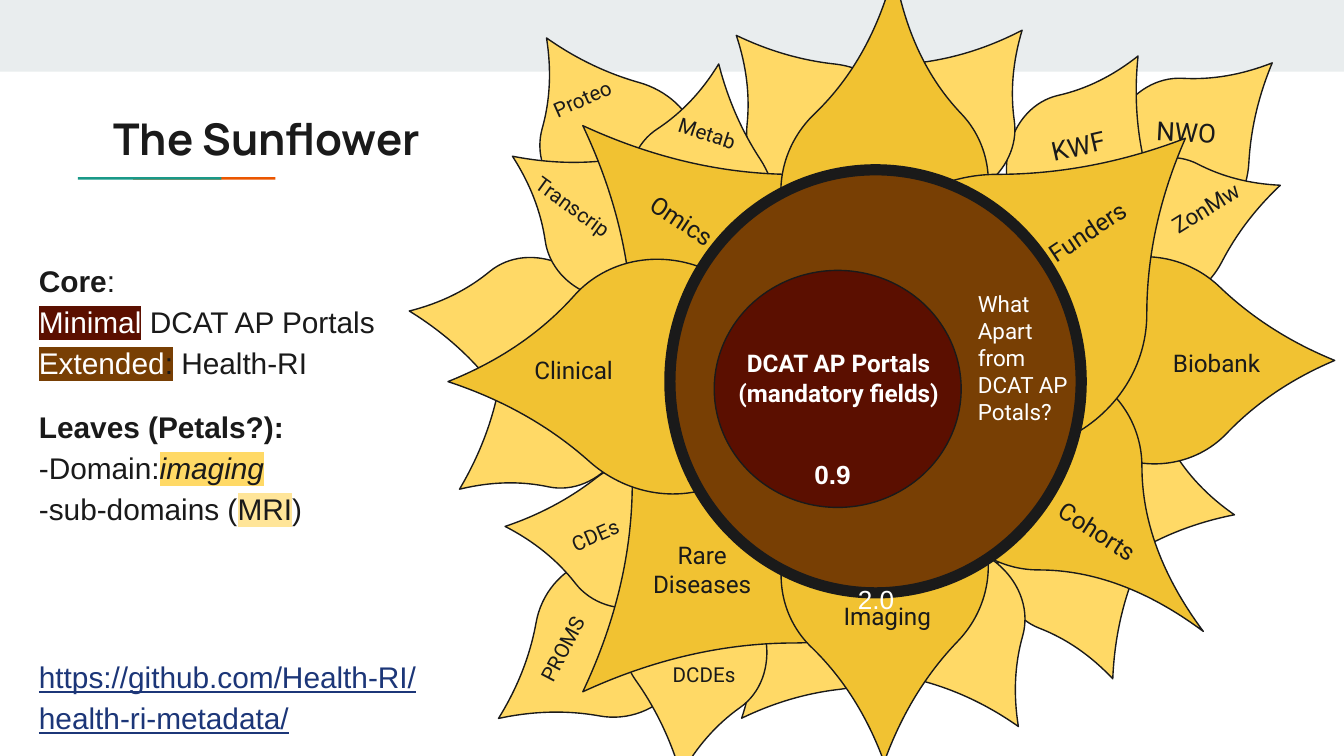
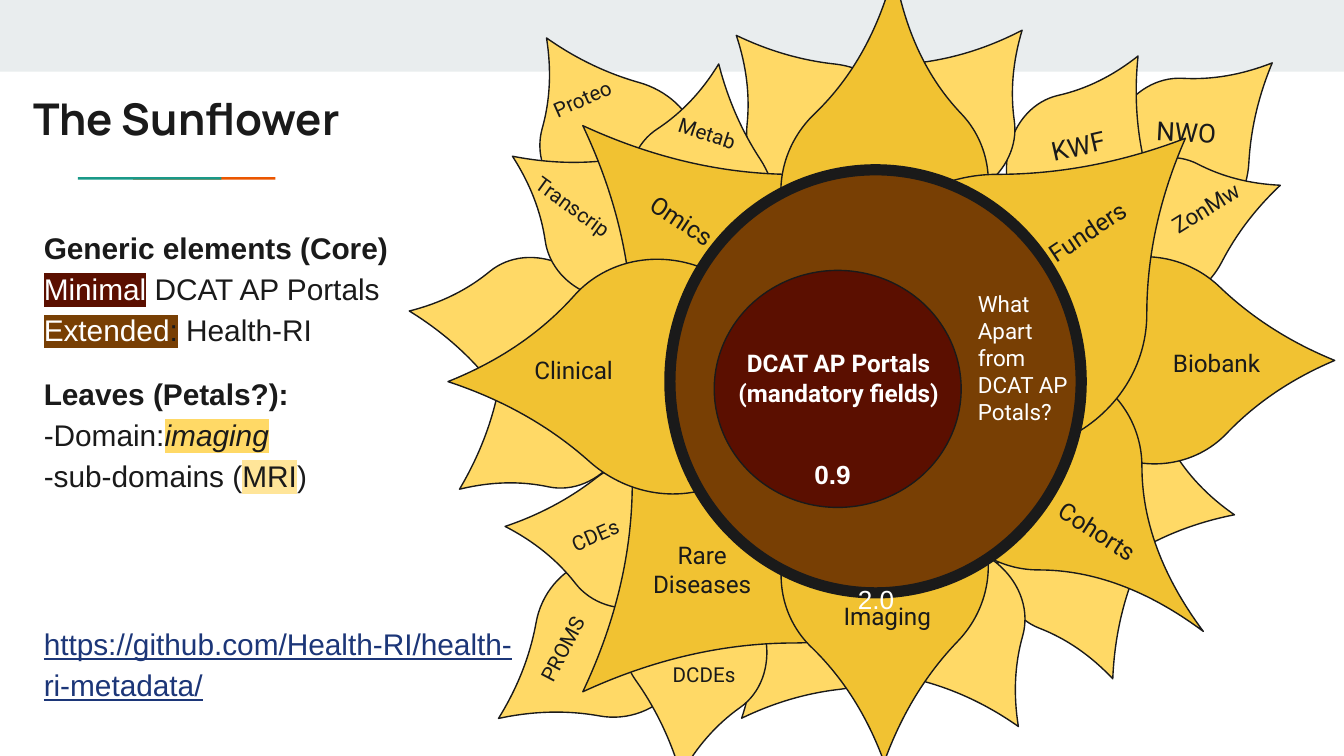
Before and after one commit to Health-RI/health-ri-metadata, a slide deck: slide 8 of Presentations/[DRAFT]HRI_Metadata_Schema_ImagingGroup_KickOff.pptx (slide 12 before the commit). Drawn at 1344x756 pixels with LibreOffice and Linux fonts; fonts in the diff are those of the drawing. Boxes give left, top, right and bottom in pixels: in the first picture for what was removed or moved away, otherwise in the second. Text is boxed around its words. In the diff, an @@ line names an element or a change of style, - is before the commit and + after.

```diff
--- a/Presentations/[DRAFT]HRI_Metadata_Schema_ImagingGroup_KickOff.pptx
+++ b/Presentations/[DRAFT]HRI_Metadata_Schema_ImagingGroup_KickOff.pptx
@@ title "The Sunflower": place and size @@
-title "The Sunflower" at bbox=[113, 123, 420, 156]
+title "The Sunflower" at bbox=[33, 103, 340, 136]
@@ text "Generic elements (Core) Minimal DCAT ...": place and size @@
-text "Generic elements (Core) Minimal DCAT ..." at bbox=[39, 271, 416, 734]
+text "Generic elements (Core) Minimal DCAT ..." at bbox=[44, 237, 512, 701]
@@ text at bbox=[44, 237, 388, 342]: text changed @@
-Core:
-Minimal DCAT AP Portals
-Extended: Health-RI
+Generic elements (Core)
+Minimal DCAT AP Portals
+Extended: Health-RI
```
Also in this commit, not shown: 8 other slides changed, 2 slides added.
